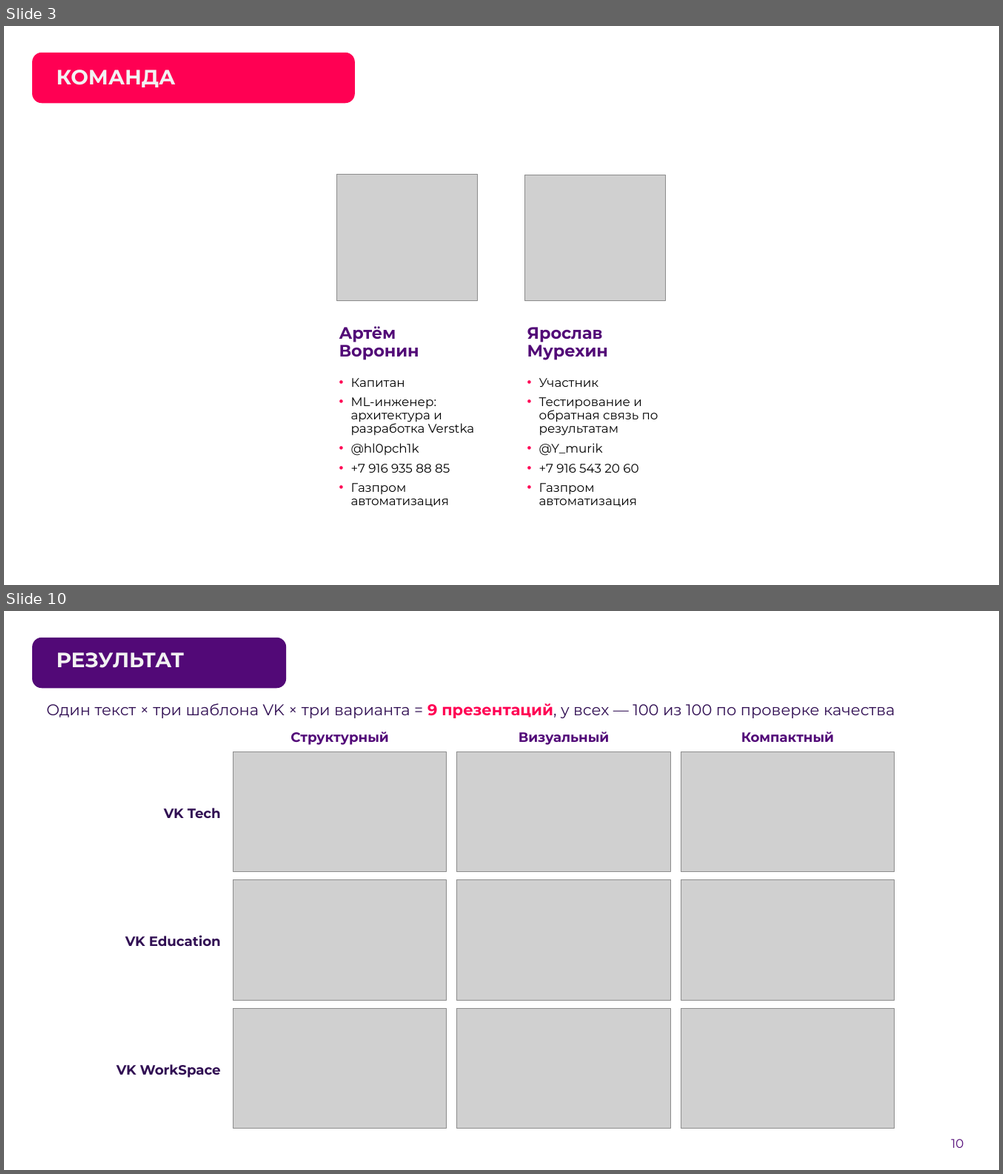
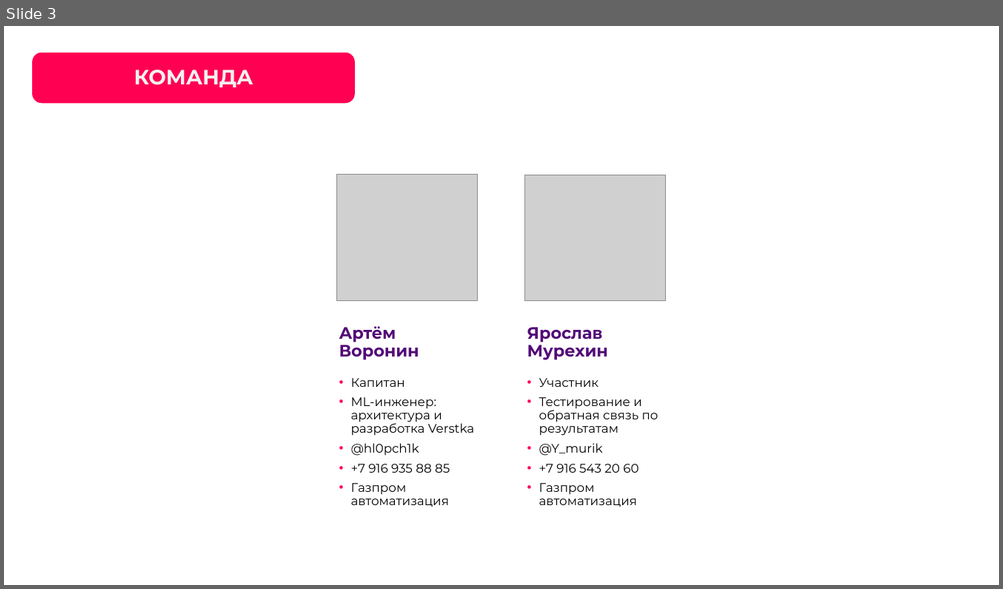
Before and after one commit to hl0pch1k/verstka, a slide deck: docs/presentation/verstka-pitch.pptx. Shown one above the other, each under a label of ours: slides 3 and 10 before the commit, slide 3 after it; the slides between them are not shown. The pictures are 1003x1174 and 1003x589 pixels, drawn with LibreOffice and Linux fonts; fonts in the diff are those of the drawing; grey boxes stand for pictures; background and template pictures are left out. Boxes give left, top, right and bottom in pixels: in the first picture for what was removed or moved away, otherwise in the second. Text is boxed around its words. In the diff, an @@ line names an element or a change of style, - is before the commit and + after.

```diff
--- a/docs/presentation/verstka-pitch.pptx
+++ b/docs/presentation/verstka-pitch.pptx
@@ slide 10 removed at [4,611,999,1170], background picture (left out) @@
@@ rounded rectangle removed at [32,637,286,688] @@
@@ title removed at [57,652,185,668] @@
-РЕЗУЛЬТАТ
@@ text removed at [46,703,894,718] @@
-Один текст × три шаблона VK × три варианта = 9 презентаций, у всех — 100 из 100 по проверке качества
@@ text removed at [290,732,388,745] @@
-Структурный
@@ text removed at [518,732,609,745] @@
-Визуальный
@@ text removed at [741,732,834,742] @@
-Компактный
@@ picture removed at [233,752,447,872] @@
@@ picture removed at [457,752,670,872] @@
@@ picture removed at [680,752,894,872] @@
@@ text removed at [164,808,221,818] @@
-VK Tech
@@ picture removed at [233,880,447,1000] @@
@@ picture removed at [457,880,670,1000] @@
@@ picture removed at [680,880,894,1000] @@
@@ text removed at [125,935,221,946] @@
-VK Education
@@ picture removed at [233,1008,447,1129] @@
@@ picture removed at [457,1008,670,1129] @@
@@ picture removed at [680,1008,894,1129] @@
@@ text removed at [116,1065,221,1078] @@
-VK WorkSpace
@@ page number removed at [950,1139,963,1148] @@
-10
@@ slide 3 changed as well @@
@@ title "КОМАНДА": place and size @@
-title "КОМАНДА" at [57,70,176,87]
+title "КОМАНДА" at [134,70,253,87]
@@ title "КОМАНДА" at [134,70,253,87]: alignment left to centre; vertical alignment bottom to middle @@
```
Also in this commit, not shown: 5 other slides changed, 13 slides added, 8 other slides removed, 7 other files.
